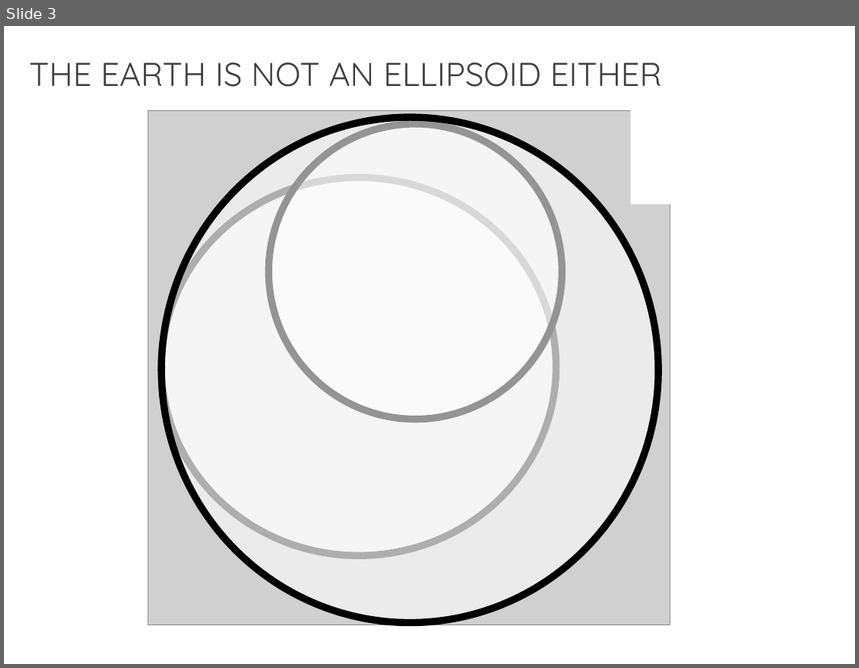
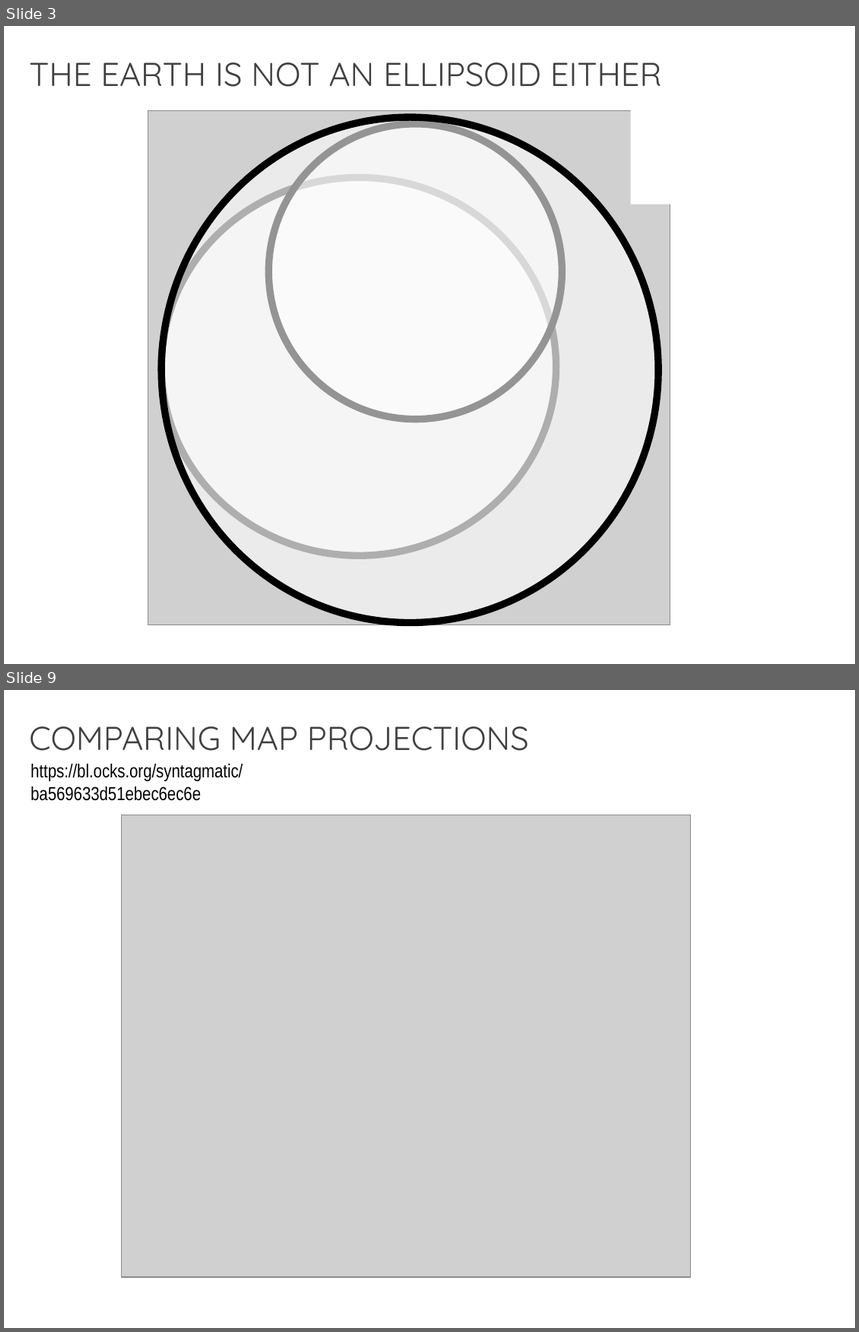
Before and after one commit to MarconiLab/training-courses, a slide deck: gis/ictp/master-course/ppt/map-projections.pptx. Shown one above the other, each under a label of ours: slide 3 before the commit, slides 3 and 9 after it; the slides between them are not shown. The pictures are 859x668 and 859x1332 pixels, drawn with LibreOffice and Linux fonts; fonts in the diff are those of the drawing; grey boxes stand for pictures. Boxes give left, top, right and bottom in pixels: in the first picture for what was removed or moved away, otherwise in the second. Text is boxed around its words. In the diff, an @@ line names an element or a change of style, - is before the commit and + after.

```diff
--- a/gis/ictp/master-course/ppt/map-projections.pptx
+++ b/gis/ictp/master-course/ppt/map-projections.pptx
@@ slide 9 added at [4,690,855,1328], background #FFFFFF @@
@@ text added at [29,726,529,751], 28 pt, text #404040 @@
+COMPARING MAP PROJECTIONS
@@ text added at [31,764,243,801], 16 pt, text #000000 @@
+https://bl.ocks.org/syntagmatic/ba569633d51ebec6ec6e
@@ picture added at [122,815,691,1278] @@
```
Also in this commit, not shown: 3 slides changed, 4 other slides added, 3 slides removed, 19 other files.
